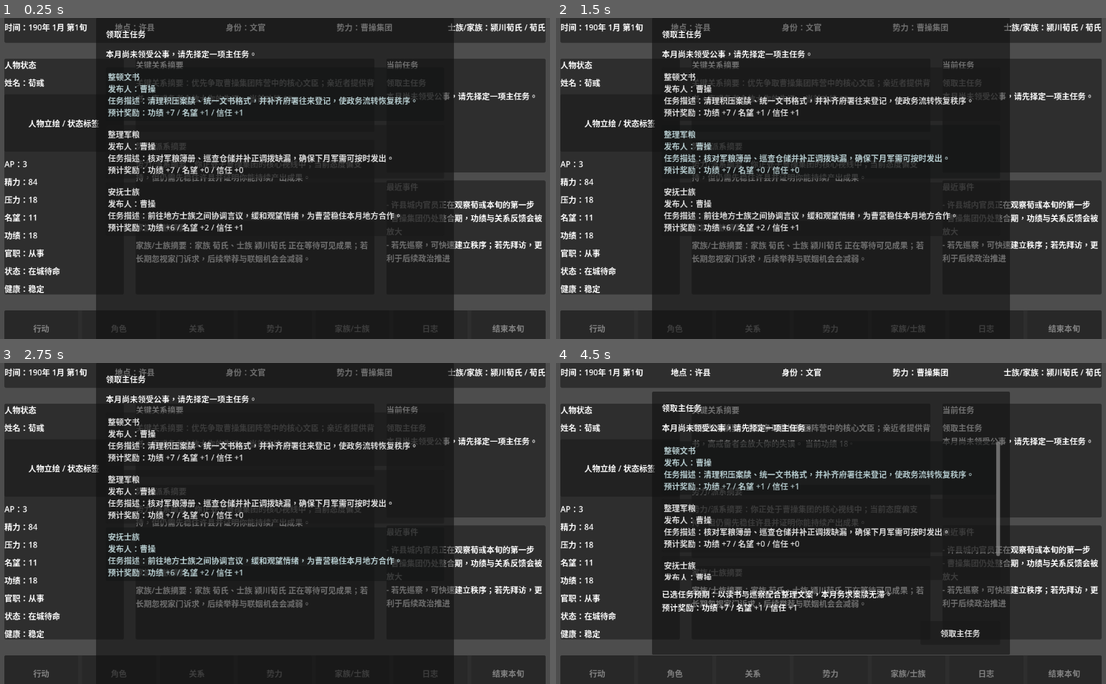
Above: before the commit, frames 1-4 (two rows, left to right).
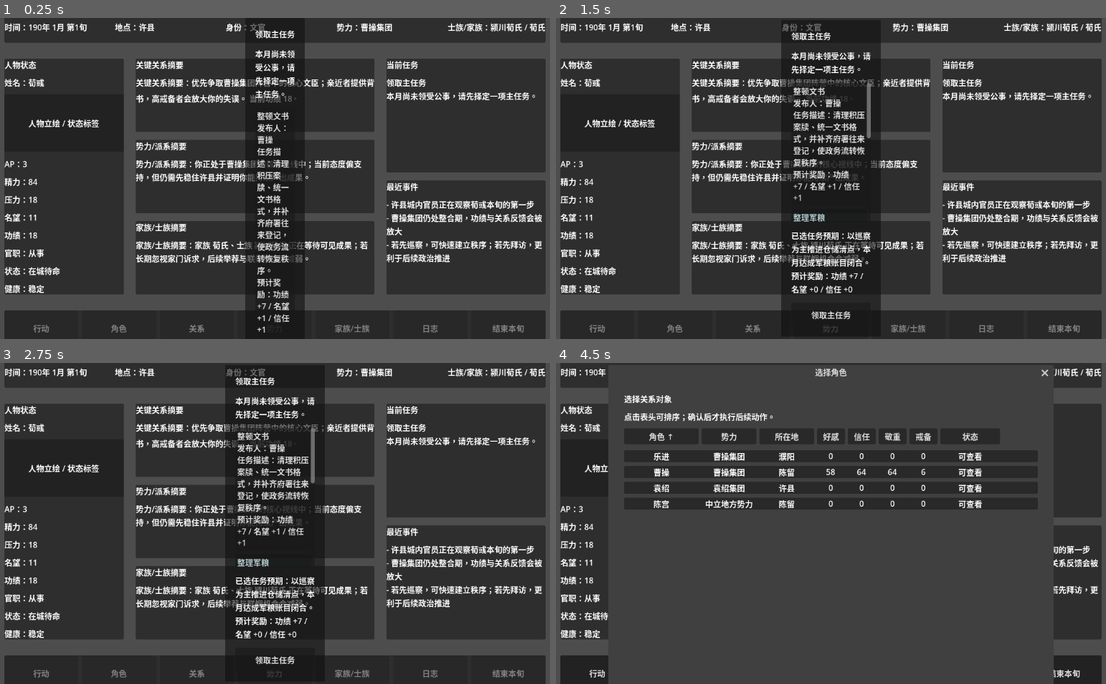
Above: after the commit, the same moments.

Repository: brand6/three-kingdoms-simulator
Game: Godot game, scene res://scenes/main/MainScene.tscn
Two runs of this game, one before a commit and one after it. Both use one fixed random seed, a clock stepped at 60 frames per second and the inputs below.
Inputs (mouse positions are in pixels of both pictures, inside the frame that each line leads up to):
- Up to frame 1 (0.25 s): no input
- Up to frame 2 (1.5 s): click "整顿文书 发布人：曹操 任务描述：清理积压案牍、统一文书格…" at 0.5 s; click "整理军粮 发布人：曹操 任务描述：核对军粮簿册、巡查仓储并…" at 1.25 s
- Up to frame 3 (2.75 s): click (275, 555) at 2 s, where only the run before the commit has a clickable "安抚士族 发布人：曹操 任务描述：前往地方士族之间协调言议…"
- Up to frame 4 (4.5 s): click (831, 658) at 2.75 s, where only the run after the commit has a clickable "领取主任务"; click (594, 674) at 3.5 s, where only the run after the commit has a clickable "行动"; click (754, 674) at 4.25 s, where only the run after the commit has a clickable "关系"

The runs differ from the first frame. In frame 1, 20% of the frame differs, in the area x 17-83%, y 1-98%; in frame 2, 20%; in frame 3, 20%; in frame 4, 38%, in the area x 6-98%, y 1-98%.

Commit message:
fix(02.1-07): reveal month-task confirm CTA immediately
- hide the confirm button until a task card is actively selected

- refresh the task picker popup layout in the same interaction cycle

- extend the HUD regression to cover real card-click confirmation flow

Diff:
--- a/three-kingdoms-simulator/scripts/tests/phase21_monthly_hud_regression.gd
+++ b/three-kingdoms-simulator/scripts/tests/phase21_monthly_hud_regression.gd
@@ -59,7 +59,22 @@
 	if not card_text.contains("预计奖励："):
 		_fail("Task cards should include expected reward copy.")
 
-	game_root.call("select_month_task", 0)
+	var confirm_button := _confirm_button(picker)
+	if confirm_button.visible:
+		_fail("Confirm CTA should stay hidden until a task card is clicked.")
+	if not confirm_button.disabled:
+		_fail("Confirm CTA should stay disabled until a task card is clicked.")
+
+	picker.call("_on_card_pressed", 0, root.get_node("/root/DataRepository"))
+	await process_frame
+	await process_frame
+	if not confirm_button.visible:
+		_fail("Clicking a task card should reveal the confirm CTA immediately.")
+	if confirm_button.disabled:
+		_fail("Clicking a task card should enable the confirm CTA immediately.")
+
+	picker.call("_on_confirm_button_pressed")
+	await process_frame
 	if picker.visible:
 		_fail("Task picker should close after task selection.")
 	if _action_button(hud).disabled:
@@ -136,6 +151,10 @@
 	return hud.get_node("MarginContainer/VBoxContainer/BottomBar/BottomBarContent/ActionButton") as Button
 
 
+func _confirm_button(picker: Node) -> Button:
+	return picker.get_node("PanelMargin/PanelContent/ActionRow/ConfirmButton") as Button
+
+
 func _task_summary(hud: Node) -> String:
 	return (hud.get_node("MarginContainer/VBoxContainer/MainContent/RightContext/TaskPanel/TaskPanelContent/TaskListScroll/TaskList") as Label).text
 
--- a/three-kingdoms-simulator/scripts/ui/TaskSelectPanel.gd
+++ b/three-kingdoms-simulator/scripts/ui/TaskSelectPanel.gd
@@ -18,6 +18,7 @@
 
 func _ready() -> void:
 	_confirm_button.pressed.connect(_on_confirm_button_pressed)
+	_confirm_button.visible = false
 	_confirm_button.disabled = true
 
 
@@ -25,10 +26,12 @@
 	_title_label.text = "领取主任务"
 	_gate_label.text = "本月尚未领受公事，请先择定一项主任务。"
 	_candidates = candidates.duplicate(true)
-	_selected_index = 0 if not _candidates.is_empty() else -1
+	_selected_index = -1
 	_render_cards(repository)
 	_render_selected_reward(repository)
-	_confirm_button.disabled = _selected_index < 0
+	_confirm_button.visible = false
+	_confirm_button.disabled = true
+	_queue_popup_relayout()
 	popup_centered(Vector2i(720, 520))
 
 
@@ -97,7 +100,19 @@
 	_selected_index = index
 	_render_cards(repository)
 	_render_selected_reward(repository)
+	_confirm_button.visible = true
 	_confirm_button.disabled = false
+	_queue_popup_relayout()
+
+
+func _queue_popup_relayout() -> void:
+	_card_list.queue_sort()
+	call_deferred("_refresh_popup_layout")
+
+
+func _refresh_popup_layout() -> void:
+	reset_size()
+	popup_centered(size)
 
 
 func _on_confirm_button_pressed() -> void:
